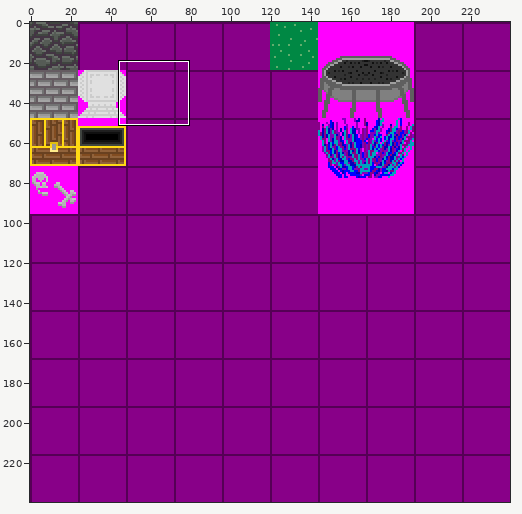
Two states of a sprite sheet, res/gfx/tiles.png. Above, an overview of the earlier version with the close-up marked.
Close-up. The starting point:
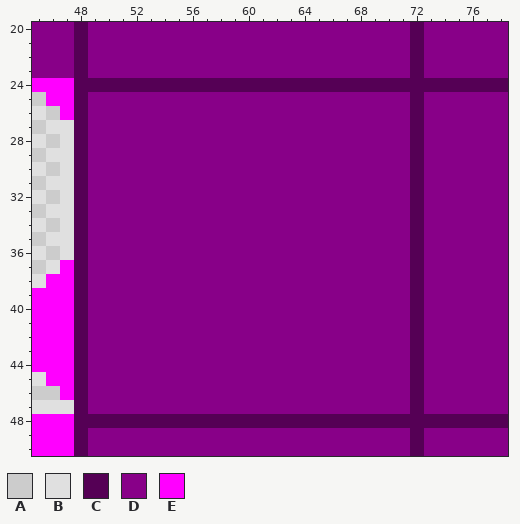
The file is 240x240 pixels. Colours within 5 levels of each other are drawn and written as one. Shown: x 45..78, y 20..50.
Palette (. is transparent): A #cccccc  B #e0e0e0  C #550055  D #880088  E #ff00ff
Pixels before, first column x 45:
20 DDDCDDDDDDDDDDDDDDDDDDDDDDDCDDDDDD
21 DDDCDDDDDDDDDDDDDDDDDDDDDDDCDDDDDD
22 DDDCDDDDDDDDDDDDDDDDDDDDDDDCDDDDDD
23 DDDCDDDDDDDDDDDDDDDDDDDDDDDCDDDDDD
24 EEECCCCCCCCCCCCCCCCCCCCCCCCCCCCCCC
25 AEECDDDDDDDDDDDDDDDDDDDDDDDCDDDDDD
26 BAECDDDDDDDDDDDDDDDDDDDDDDDCDDDDDD
27 ABBCDDDDDDDDDDDDDDDDDDDDDDDCDDDDDD
28 BABCDDDDDDDDDDDDDDDDDDDDDDDCDDDDDD
29 ABBCDDDDDDDDDDDDDDDDDDDDDDDCDDDDDD
30 BABCDDDDDDDDDDDDDDDDDDDDDDDCDDDDDD
31 ABBCDDDDDDDDDDDDDDDDDDDDDDDCDDDDDD
32 BABCDDDDDDDDDDDDDDDDDDDDDDDCDDDDDD
33 ABBCDDDDDDDDDDDDDDDDDDDDDDDCDDDDDD
34 BABCDDDDDDDDDDDDDDDDDDDDDDDCDDDDDD
35 ABBCDDDDDDDDDDDDDDDDDDDDDDDCDDDDDD
36 BABCDDDDDDDDDDDDDDDDDDDDDDDCDDDDDD
37 ABECDDDDDDDDDDDDDDDDDDDDDDDCDDDDDD
38 BEECDDDDDDDDDDDDDDDDDDDDDDDCDDDDDD
39 EEECDDDDDDDDDDDDDDDDDDDDDDDCDDDDDD
40 EEECDDDDDDDDDDDDDDDDDDDDDDDCDDDDDD
41 EEECDDDDDDDDDDDDDDDDDDDDDDDCDDDDDD
42 EEECDDDDDDDDDDDDDDDDDDDDDDDCDDDDDD
43 EEECDDDDDDDDDDDDDDDDDDDDDDDCDDDDDD
44 EEECDDDDDDDDDDDDDDDDDDDDDDDCDDDDDD
45 BEECDDDDDDDDDDDDDDDDDDDDDDDCDDDDDD
46 AAECDDDDDDDDDDDDDDDDDDDDDDDCDDDDDD
47 BBBCDDDDDDDDDDDDDDDDDDDDDDDCDDDDDD
48 EEECCCCCCCCCCCCCCCCCCCCCCCCCCCCCCC
49 EEECDDDDDDDDDDDDDDDDDDDDDDDCDDDDDD
50 EEECDDDDDDDDDDDDDDDDDDDDDDDCDDDDDD
The same view after the edit:
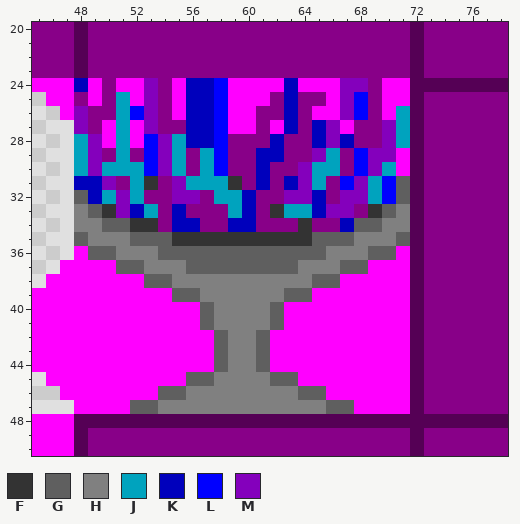
Colours new in this view: F #333333  G #5f5f5f  H #808080  J #00a3be  K #0000bc  L #0000ff  M #8400bc
Difference:
Changed rows in their new state; - is an unchanged pixel.
first column x 48:
24 KEDEEMDEKKLEEEEKEEEMMDEE
25 DE-JEM-EKKLEEE-K--EML-EE
26 M--JLM-EKKLEE--K-EEML-EJ
27 M-EJEM--KKLEE-EK-KME--MJ
28 JMEJELMJKKL---K--KMK--MJ
29 JM-J-LMJ-JL--KK--MJ-LMME
30 JMJJJLMJ-JL--K--MJJ-LMJE
31 KKM-JF-MJJJF-K-KMJ-LMJLG
32 GKJMJ--MM-JJK--MMK-MMJLG
33 HGFMKJ-K---JK-FJJKMM-FGH
34 HHGGFF-KK--KK---F--KGGHH
35 GHHHGGGFFFFFFFFFFGGGHHHG
36 EGGHHHGGGGGGGGGGGGHHHGGE
37 EEEGGHHHGGGGGGGGHHHGGEEE
38 EEEEEGGHHHHHHHHHHGGEEEEE
39 EEEEEEEGGHHHHHHGGEEEEEEE
40 EEEEEEEEEGHHHHGEEEEEEEEE
41 EEEEEEEEEGHHHHGEEEEEEEEE
42 EEEEEEEEEEGHHGEEEEEEEEEE
43 EEEEEEEEEEGHHGEEEEEEEEEE
44 EEEEEEEEEEGHHGEEEEEEEEEE
45 EEEEEEEEGGHHHHGGEEEEEEEE
46 EEEEEEGGHHHHHHHHGGEEEEEE
47 EEEEGGHHHHHHHHHHHHGGEEEE
Where, in picture pixels (left, top, right, bottom), the same in both close-ups:
changed: (74, 78, 410, 414)
